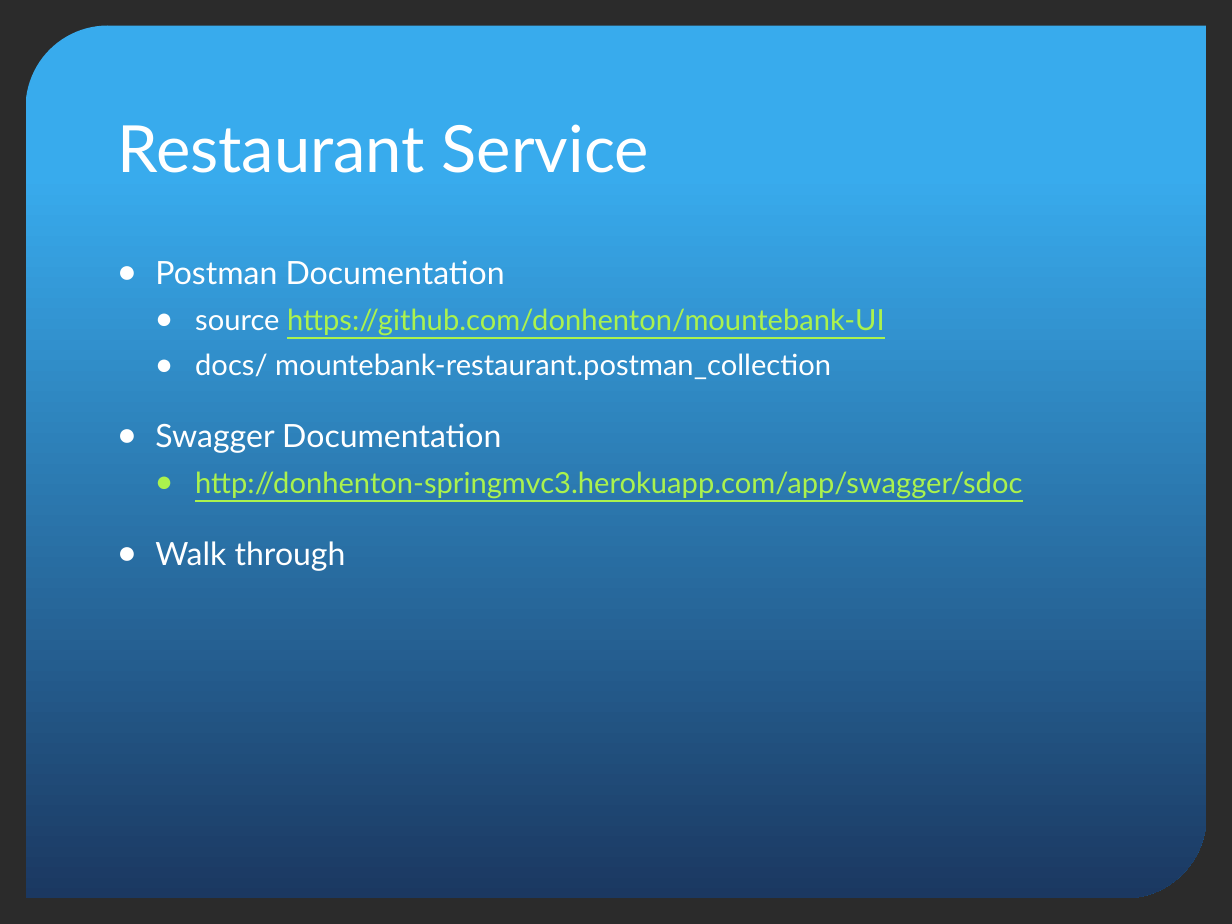
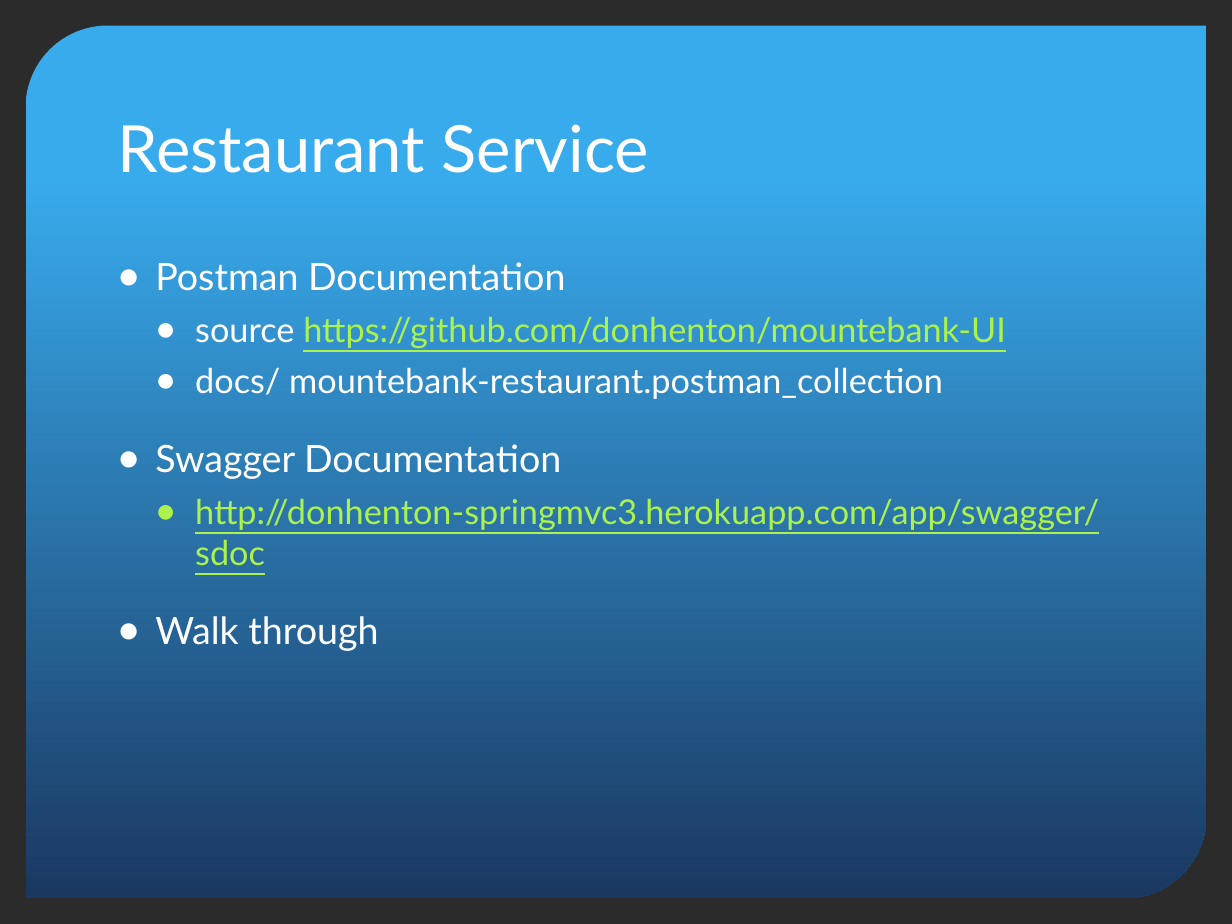
Before and after one commit to donhenton/mountebank-UI, a slide deck: slide 13 of docs/madjs/MADJS-Mountebank.pptx (slide 12 before the commit). Drawn at 1232x924 pixels with LibreOffice and Linux fonts; fonts in the diff are those of the drawing; background and template pictures are left out; a plain dark background stands for a picture behind light text. Boxes give left, top, right and bottom in pixels: in the first picture for what was removed or moved away, otherwise in the second. Text is boxed around its words. In the diff, an @@ line names an element or a change of style, - is before the commit and + after.

```diff
--- a/docs/madjs/MADJS-Mountebank.pptx
+++ b/docs/madjs/MADJS-Mountebank.pptx
@@ text "Postman Documentation" at <box>155,262,1099,651</box>: size 18.7 to 22 pt in "Postman Documentation", "Swagger Documentation", "Walk through"; size 17 to 20 pt in "source https://github.com/donhenton/mountebank-UI", "docs/ mountebank-restaurant.postman_collection", "http://donhenton-springmvc3.herokuapp.com/app/swagger/sdoc" @@
```
Also in this commit, not shown: 3 other slides changed, 5 slides added, 1 other file.
